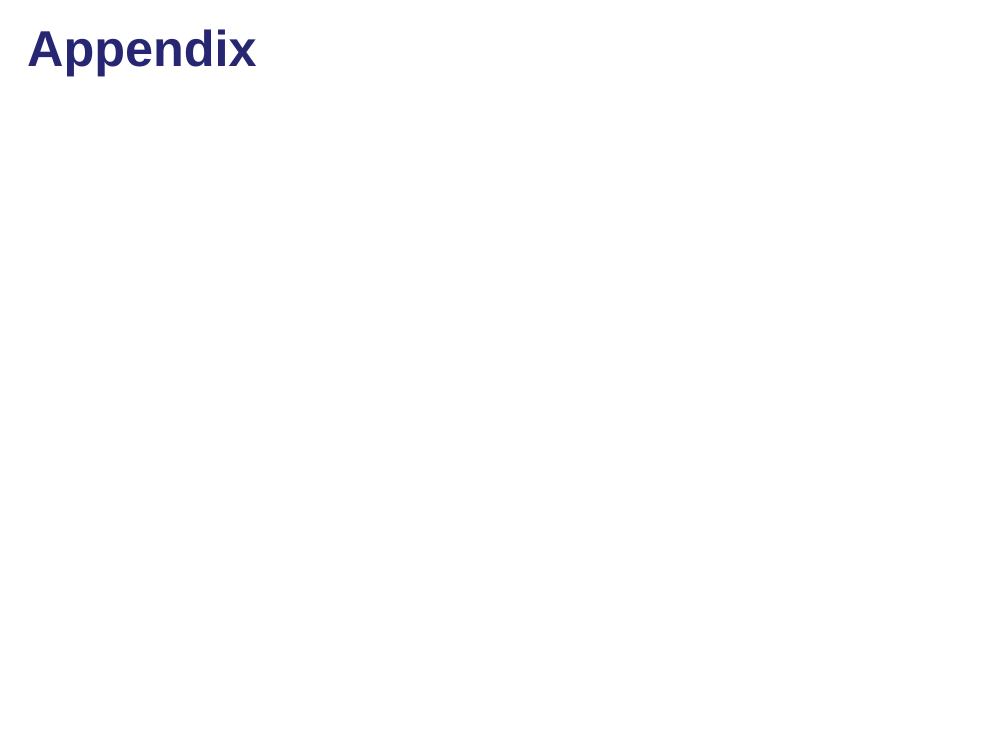
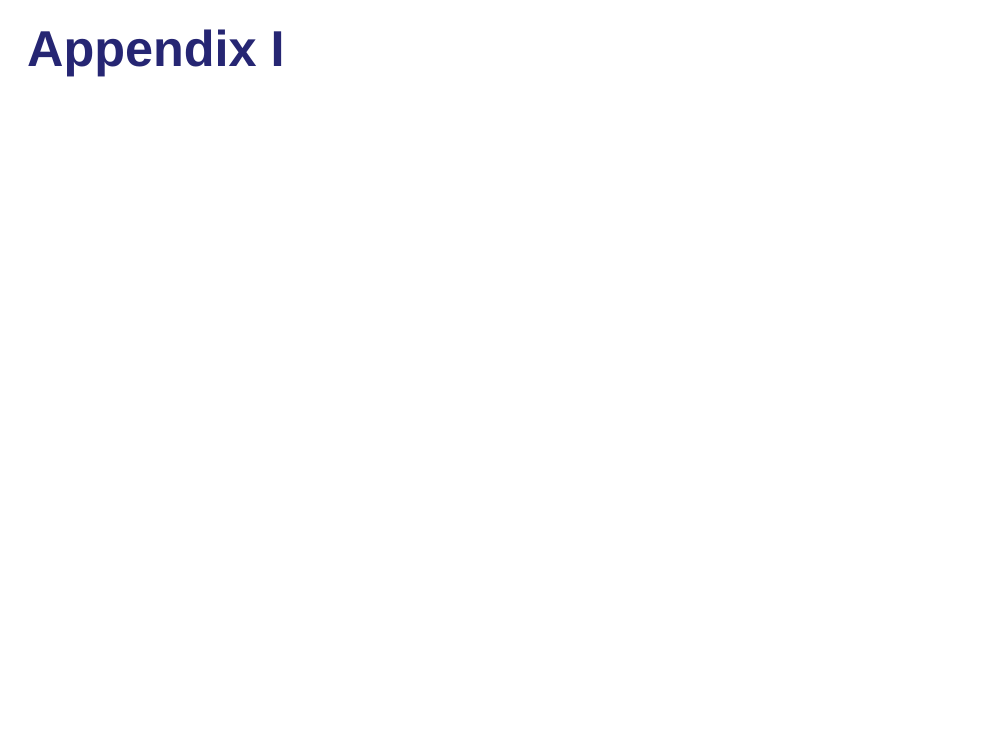
Before and after one commit to lgtateos/gis540, a slide deck: slide 43 of slides/scriptToolParameters.pptx (slide 60 before the commit). Drawn at 1008x756 pixels with LibreOffice and Linux fonts; fonts in the diff are those of the drawing. Boxes give left, top, right and bottom in pixels: in the first picture for what was removed or moved away, otherwise in the second. Text is boxed around its words. In the diff, an @@ line names an element or a change of style, - is before the commit and + after.

```diff
--- a/slides/scriptToolParameters.pptx
+++ b/slides/scriptToolParameters.pptx
@@ title at [27,29,285,76]: text changed @@
-Appendix
+Appendix I
```
Also in this commit, not shown: 9 other slides changed, 6 slides added, 2 slides removed.
